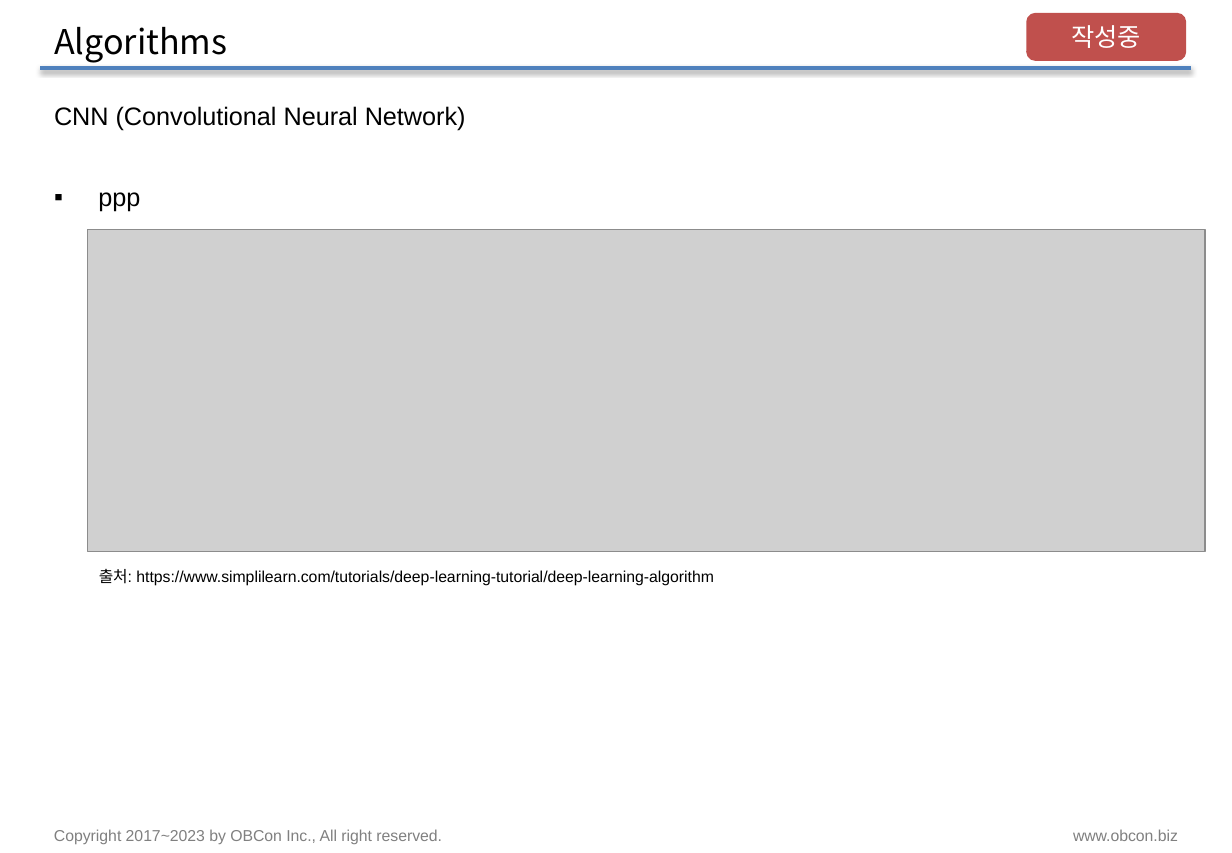
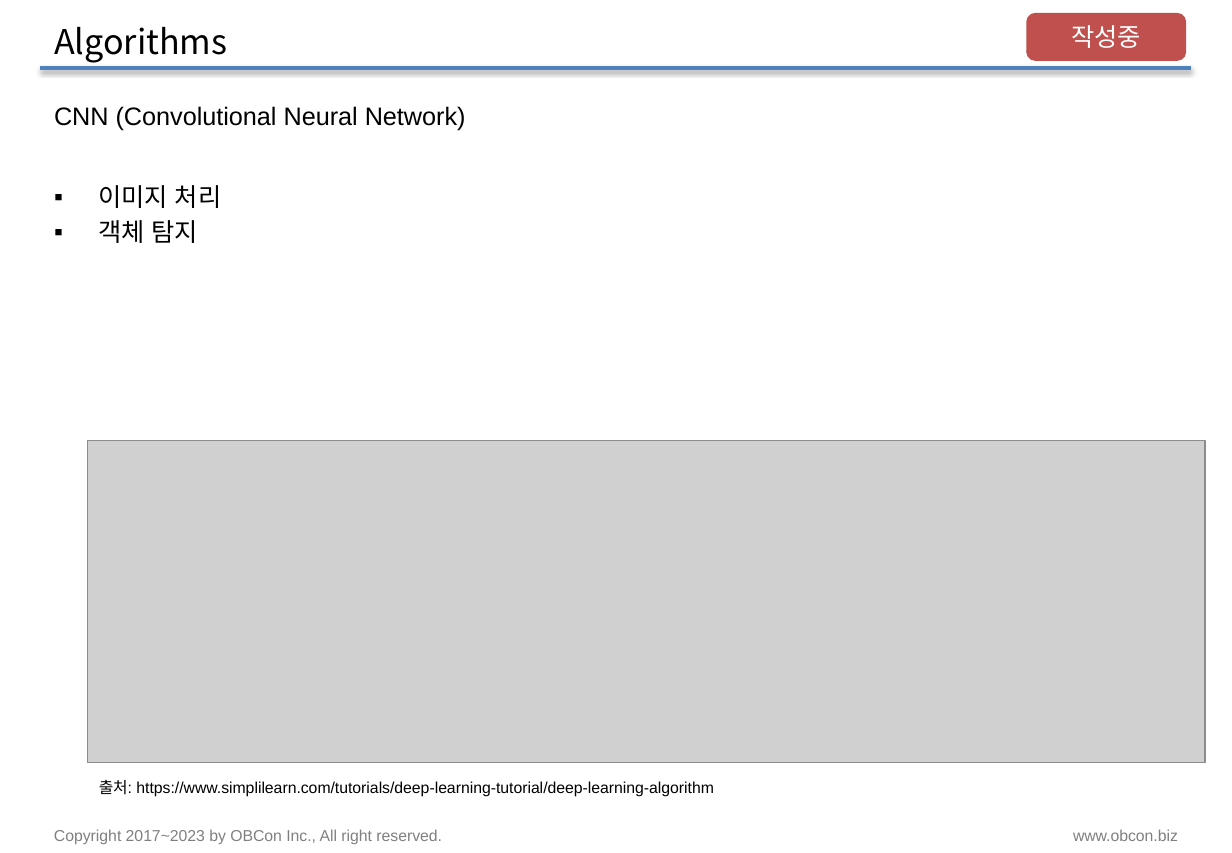
Before and after one commit to pnuskgh/EFriendExpert, a slide deck: slide 19 of laboratory/pnuskgh/docs/Deep_Learning.pptx. Drawn at 1232x853 pixels with LibreOffice and Linux fonts; fonts in the diff are those of the drawing; grey boxes stand for pictures. Boxes give left, top, right and bottom in pixels: in the first picture for what was removed or moved away, otherwise in the second. Text is boxed around its words. In the diff, an @@ line names an element or a change of style, - is before the commit and + after.

Commit message:
docs: update Deep Learning

```diff
--- a/laboratory/pnuskgh/docs/Deep_Learning.pptx
+++ b/laboratory/pnuskgh/docs/Deep_Learning.pptx
@@ text at bbox=[98, 185, 221, 243]: text changed @@
-▪ ppp
+▪ 이미지 처리
+▪ 객체 탐지
@@ picture: place and size @@
-picture at bbox=[88, 230, 1206, 552]
+picture at bbox=[88, 440, 1206, 762]
@@ text "출처: https://www.simplilearn.com/tutorials/deep-learning-tuto ...": place and size @@
-text "출처: https://www.simplilearn.com/tutorials/deep-learning-tuto ..." at bbox=[99, 569, 713, 586]
+text "출처: https://www.simplilearn.com/tutorials/deep-learning-tuto ..." at bbox=[99, 780, 713, 797]
```
Also in this commit, not shown: 11 other slides changed.
